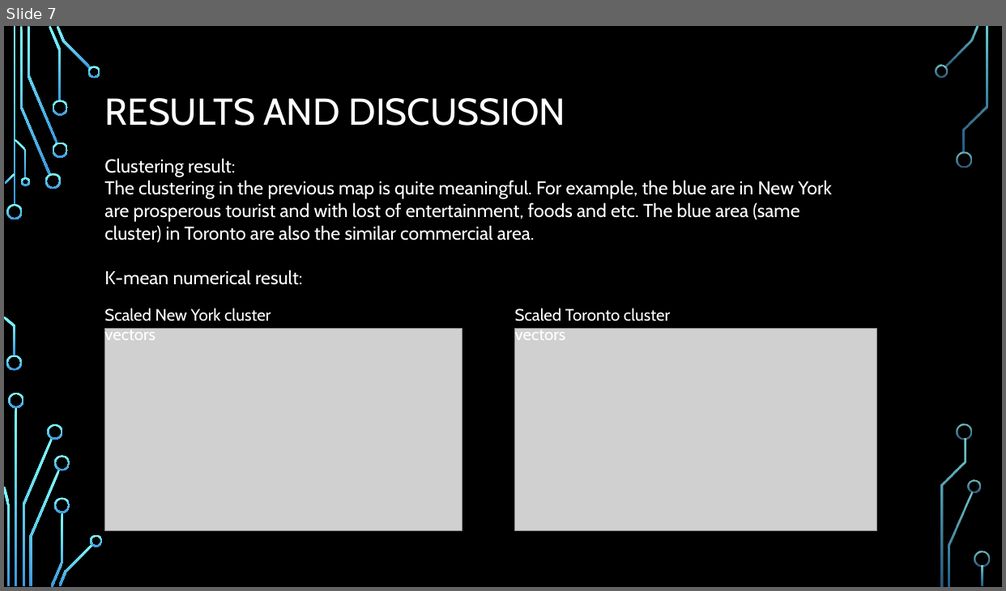
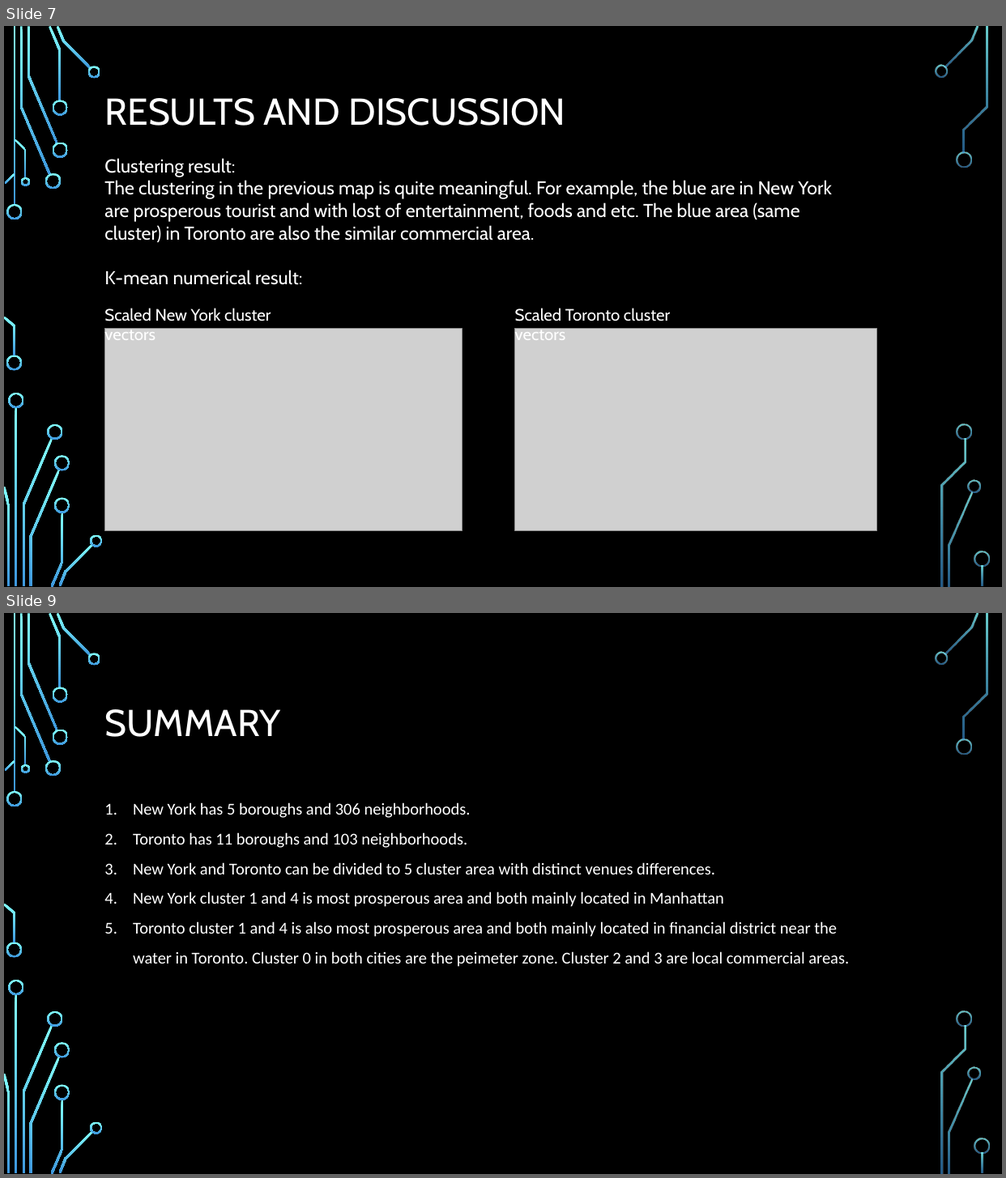
Before and after one commit to water0l/Coursera_Capstone, a slide deck: Capstone Project.pptx. Shown one above the other, each under a label of ours: slide 7 before the commit, slides 7 and 9 after it; the slides between them are not shown. The pictures are 1006x591 and 1006x1178 pixels, drawn with LibreOffice and Linux fonts; fonts in the diff are those of the drawing; grey boxes stand for pictures; background and template pictures are left out. Boxes give left, top, right and bottom in pixels: in the first picture for what was removed or moved away, otherwise in the second. Text is boxed around its words. In the diff, an @@ line names an element or a change of style, - is before the commit and + after.

```diff
--- a/Capstone Project.pptx
+++ b/Capstone Project.pptx
@@ slide 9 added at (4, 613, 1002, 1174), background picture (left out); not listed: 36 template elements that a slide beside it also shows @@
@@ title added at (105, 709, 281, 737), 36 pt, text #FFFFFF @@
+SUMMARY
@@ text added at (133, 803, 849, 967), 16 pt, text #FFFFFF @@
+1. New York has 5 boroughs and 306 neighborhoods.
+2. Toronto has 11 boroughs and 103 neighborhoods.
+3. New York and Toronto can be divided to 5 cluster area with distinct venues differences.
+4. New York cluster 1 and 4 is most prosperous area and both mainly located in Manhattan
+5. Toronto cluster 1 and 4 is also most prosperous area and both mainly located in financial district near the water in Toronto. Cluster 0 in both cities are the peimeter zone. Cluster 2 and 3 are local commercial areas.
```
Also in this commit, not shown: 1 slide changed, 1 slide removed, 2 other files.
